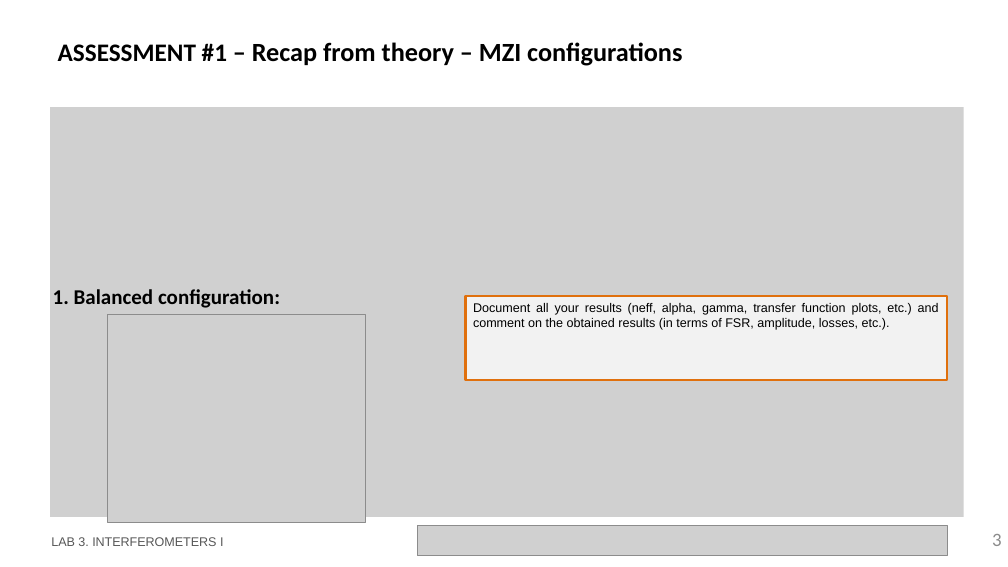
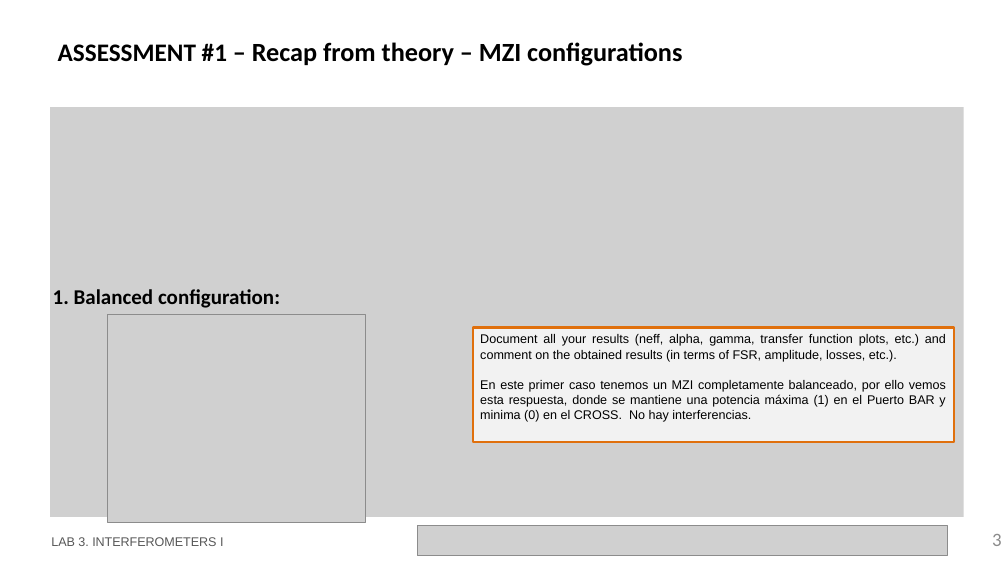
Before and after one commit to nmargar4/pic-upv-lab3-new, a slide deck: slide 3 of LabBook_3.pptx. Drawn at 1008x567 pixels with LibreOffice and Linux fonts; fonts in the diff are those of the drawing; grey boxes stand for pictures; background and template pictures are left out. Boxes give left, top, right and bottom in pixels: in the first picture for what was removed or moved away, otherwise in the second. Text is boxed around its words. In the diff, an @@ line names an element or a change of style, - is before the commit and + after.

```diff
--- a/LabBook_3.pptx
+++ b/LabBook_3.pptx
@@ rectangle "Document all your results (neff, ..." resized from (x1=466, y1=296, x2=948, y2=380) to (x1=473, y1=327, x2=954, y2=442) @@
@@ text in rectangle at (x1=480, y1=380, x2=946, y2=422): paragraph added @@
+En este primer caso tenemos un MZI completamente balanceado, por ello vemos esta respuesta, donde se mantiene una potencia máxima (1) en el Puerto BAR y minima (0) en el CROSS. No hay interferencias.
```
Also in this commit, not shown: 4 other slides changed, 5 slides added, 2 slides removed, 1 other file.
